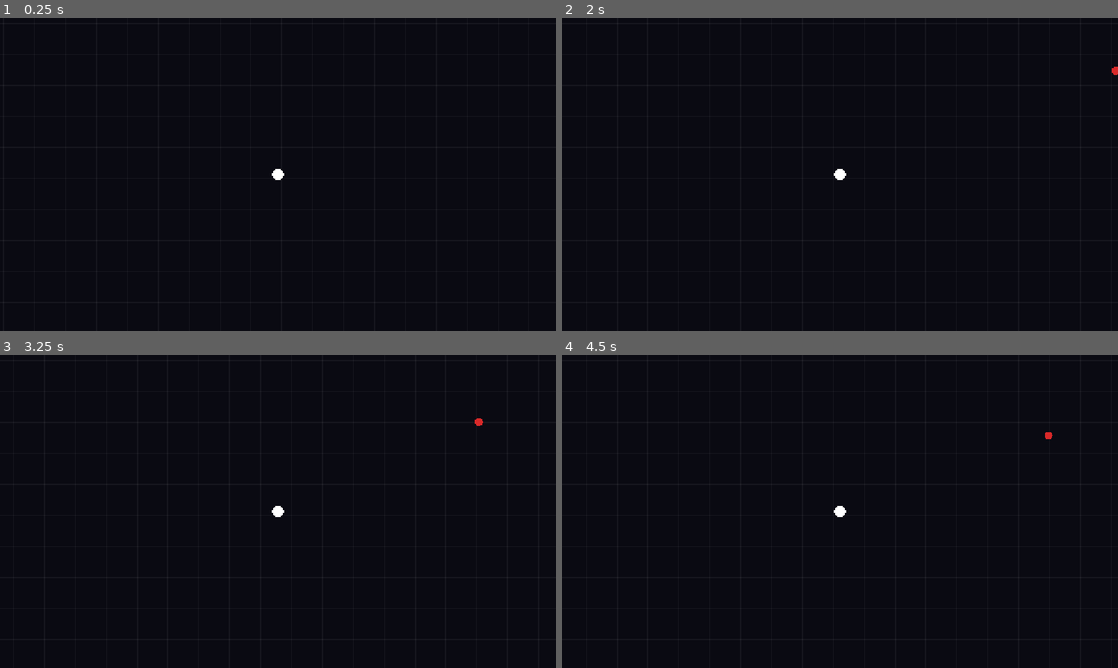
Above: before the commit, frames 1-4 (two rows, left to right).
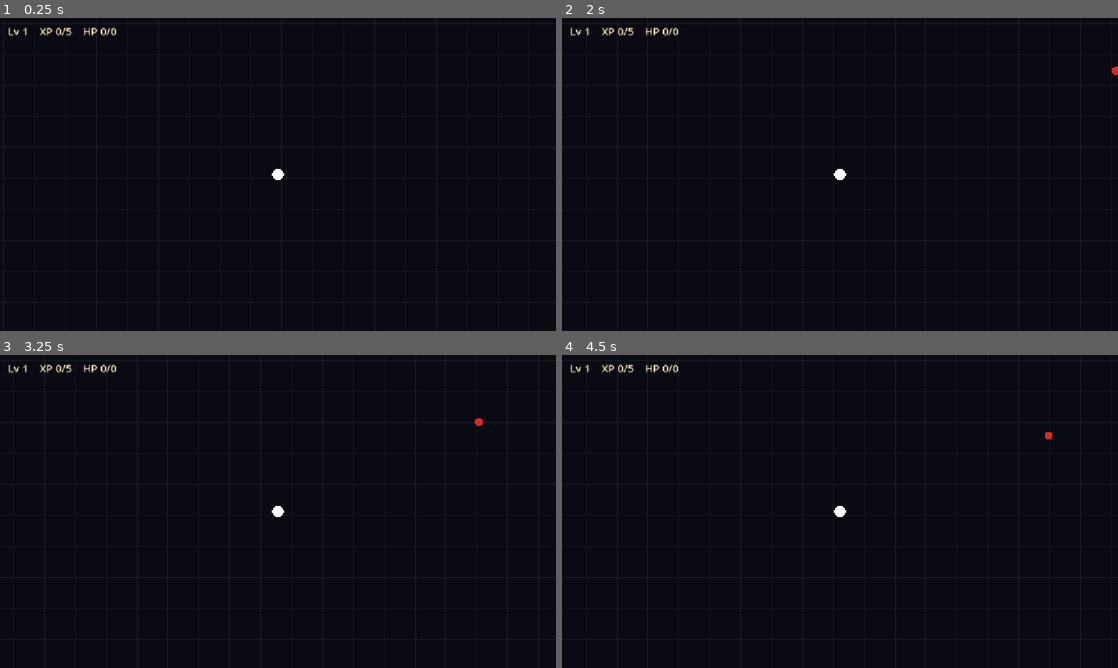
Above: after the commit, the same moments.

Repository: JunH95/game_project
Game: Godot game, scene res://scenes/main.tscn
The game is run twice, just before and just after one commit, with the same random seed, the same clock (stepped at 60 frames per second) and the same inputs.
Inputs (mouse positions are in pixels of both pictures, inside the frame that each line leads up to):
- Up to frame 1 (0.25 s): no input
- Up to frame 2 (2 s): tap Enter at 0.5 s; move the mouse to (962, 158) at 0.52 s; hold D (move_right) 0.53-1.25 s; click (962, 158) at 0.67 s; tap Space at 1.25 s; drag from (728, 190) to (840, 174) at 1.27 s
- Up to frame 3 (3.25 s): move the mouse to (333, 442) at 2.02 s; hold D (move_right) 2.03-2.75 s; tap Enter at 2.75 s; drag from (250, 574) to (489, 417) at 2.77 s
- Up to frame 4 (4.5 s): move the mouse to (1006, 558) at 3.52 s; hold A (move_left) 3.53-4.25 s; drag from (673, 464) to (1056, 433) at 4.27 s

The runs differ from the first frame. In frame 1, 0.2% of the frame differs, in the area x 1-21%, y 3-6%; in frame 2, 0.2%; in frame 3, 0.2%; in frame 4, 0.2%.

Commit message:
M1d: XP 젬·레벨업·무기 성장 + 최소 HUD
성장 커브가 생겼다. 이제 작두가 레벨과 함께 강해져 "쿨 0.8초가 답답한가"를
실제로 판단할 수 있다(지금까지는 영원히 레벨 1이었다).

- XP 젬: 적이 죽은 자리에 드롭, 픽업 자석(반경 40) 안에 들면 끌려와 수집.
  적이 픽업 씬을 직접 알지 않도록 PickupSpawner 가 EventBus 를 거쳐 떨군다
- LevelSystem: xp_to_next(level) = 5 + (level-1)*4. 한 번에 여러 레벨이
  오를 수 있어 while 로 정산. autoload 인 RunManager 는 씬 리로드에도 살아남아
  reset_run() 으로 런 시작마다 명시적으로 초기화
- 작두 레벨 스케일링: 레벨당 damage +3, 3레벨마다 쿨 -0.1s / arc +20도.
  수치는 코드가 아니라 jakdu.tres 의 level_scale 에 둔다. 쿨 0.15s·arc 360도
  상한을 두어 매 프레임 판정이나 무의미한 각을 막는다
- 최소 HUD: 레벨·XP·HP 텍스트. 이게 없으면 레벨업이 일어나도 눈으로 확인할
  수단이 없다. 정식 HUD 는 M2

검증: 실제 플레이에서 Lv5 도달·젬 드롭/수집 확인. 스케일 곡선은
레벨 1/4/10/40 에서 design.md 2절 수치와 일치, 상한 클램프도 동작.

Co-Authored-By: Claude Opus 5 (1M context) <noreply@anthropic.com>

Diff:
--- a/data/weapons/jakdu.tres
+++ b/data/weapons/jakdu.tres
@@ -12,3 +12,10 @@
 knockback = 120.0
 attack_range = 90.0
 arc_degrees = 100.0
+level_scale = {
+"arc_every": 3,
+"arc_step": 20.0,
+"cooldown_every": 3,
+"cooldown_step": -0.1,
+"damage_per_level": 3.0
+}
--- /dev/null
+++ b/scenes/actors/pickups/xp_gem.gd
@@ -0,0 +1,37 @@
+extends Area2D
+
+## XP 젬. 적이 죽은 자리에 떨어지고, 픽업 자석에 걸리면 플레이어에게 끌려가 수집된다.
+## 플레이스홀더 외형 = 청록 다이아(design.md 9절).
+
+@export var value: int = 1
+
+const RADIUS: float = 4.0
+## 자석에 걸린 뒤 끌려가는 속도(px/s).
+const ATTRACT_SPEED: float = 420.0
+## 이 거리 안에 들어오면 수집으로 친다.
+const COLLECT_DIST: float = 8.0
+
+var _target: Node2D
+
+
+## 픽업 자석이 호출한다. 이후 플레이어를 향해 끌려간다.
+func attract_to(target: Node2D) -> void:
+	_target = target
+
+
+func _process(delta: float) -> void:
+	if _target == null or not is_instance_valid(_target):
+		return
+	var offset := _target.global_position - global_position
+	if offset.length() <= COLLECT_DIST:
+		EventBus.xp_collected.emit(value)
+		queue_free()
+		return
+	global_position += offset.normalized() * ATTRACT_SPEED * delta
+
+
+func _draw() -> void:
+	var points := PackedVector2Array([
+		Vector2(0.0, -RADIUS), Vector2(RADIUS, 0.0), Vector2(0.0, RADIUS), Vector2(-RADIUS, 0.0)
+	])
+	draw_colored_polygon(points, Color(0.2, 0.9, 0.9))
--- /dev/null
+++ b/scenes/actors/pickups/xp_gem.tscn
@@ -0,0 +1,15 @@
+[gd_scene load_steps=3 format=3]
+
+[ext_resource type="Script" path="res://scenes/actors/pickups/xp_gem.gd" id="1_gem"]
+
+[sub_resource type="CircleShape2D" id="Shape_gem"]
+radius = 4.0
+
+[node name="XpGem" type="Area2D" groups=["pickup"]]
+collision_layer = 128
+collision_mask = 0
+monitoring = false
+script = ExtResource("1_gem")
+
+[node name="CollisionShape2D" type="CollisionShape2D" parent="."]
+shape = SubResource("Shape_gem")
--- a/scenes/actors/player/player.gd
+++ b/scenes/actors/player/player.gd
@@ -8,12 +8,20 @@
 @onready var _movement: MovementComponent = %MovementComponent
 @onready var _health: HealthComponent = %HealthComponent
 @onready var _hurtbox: HurtboxComponent = %HurtboxComponent
+@onready var _magnet: Area2D = %PickupMagnet
 
 
 func _ready() -> void:
 	_hurtbox.health = _health
 	_health.health_changed.connect(_on_health_changed)
 	_health.died.connect(_on_died)
+	_magnet.area_entered.connect(_on_magnet_area_entered)
+
+
+## 자석 반경에 들어온 픽업은 플레이어를 향해 끌려온다. 수집 판정은 픽업 쪽이 한다.
+func _on_magnet_area_entered(area: Area2D) -> void:
+	if area.has_method(&"attract_to"):
+		area.call(&"attract_to", self)
 
 
 func _physics_process(_delta: float) -> void:
--- a/scenes/actors/player/player.tscn
+++ b/scenes/actors/player/player.tscn
@@ -12,6 +12,9 @@
 
 [sub_resource type="CircleShape2D" id="Shape_hurt"]
 radius = 12.0
+
+[sub_resource type="CircleShape2D" id="Shape_magnet"]
+radius = 40.0
 
 [node name="Player" type="CharacterBody2D" groups=["player"]]
 collision_layer = 2
@@ -39,6 +42,14 @@
 [node name="CollisionShape2D" type="CollisionShape2D" parent="HurtboxComponent"]
 shape = SubResource("Shape_hurt")
 
+[node name="PickupMagnet" type="Area2D" parent="."]
+unique_name_in_owner = true
+collision_layer = 256
+collision_mask = 128
+
+[node name="CollisionShape2D" type="CollisionShape2D" parent="PickupMagnet"]
+shape = SubResource("Shape_magnet")
+
 [node name="JakduWeapon" type="Node2D" parent="."]
 unique_name_in_owner = true
 script = ExtResource("5_jakdu")
--- a/scenes/main.tscn
+++ b/scenes/main.tscn
@@ -1,10 +1,14 @@
-[gd_scene load_steps=6 format=3 uid="uid://dexox5mrtlgpm"]
+[gd_scene load_steps=10 format=3 uid="uid://dexox5mrtlgpm"]
 
 [ext_resource type="Script" path="res://scenes/background.gd" id="1_bg"]
 [ext_resource type="PackedScene" path="res://scenes/actors/player/player.tscn" id="2_player"]
 [ext_resource type="Script" path="res://scripts/systems/spawn_director.gd" id="3_spawn"]
 [ext_resource type="PackedScene" path="res://scenes/actors/enemy/enemy.tscn" id="4_enemy"]
 [ext_resource type="Resource" path="res://data/enemies/chaser.tres" id="5_chaser"]
+[ext_resource type="Script" path="res://scripts/systems/pickup_spawner.gd" id="6_pickup"]
+[ext_resource type="PackedScene" path="res://scenes/actors/pickups/xp_gem.tscn" id="7_gem"]
+[ext_resource type="Script" path="res://scripts/systems/level_system.gd" id="8_level"]
+[ext_resource type="PackedScene" path="res://scenes/ui/hud/hud.tscn" id="9_hud"]
 
 [node name="Main" type="Node2D"]
 
@@ -17,3 +21,14 @@
 script = ExtResource("3_spawn")
 enemy_scene = ExtResource("4_enemy")
 enemy_data = ExtResource("5_chaser")
+
+[node name="PickupSpawner" type="Node2D" parent="."]
+script = ExtResource("6_pickup")
+xp_gem_scene = ExtResource("7_gem")
+
+[node name="LevelSystem" type="Node" parent="."]
+unique_name_in_owner = true
+script = ExtResource("8_level")
+
+[node name="Hud" parent="." instance=ExtResource("9_hud")]
+level_system_path = NodePath("../LevelSystem")
--- /dev/null
+++ b/scenes/ui/hud/hud.gd
@@ -0,0 +1,36 @@
+extends CanvasLayer
+
+## 최소 HUD. 레벨·XP·HP를 텍스트로만 보여준다.
+## 정식 HUD(체력바·타이머·킬 카운트)는 M2에서. 지금은 레벨업이 실제로 일어나는지
+## 눈으로 확인할 수단이 없어 최소한만 둔다.
+
+@export var level_system_path: NodePath
+
+@onready var _label: Label = %StatusLabel
+
+var _level_system: Node
+var _hp: float = 0.0
+var _max_hp: float = 0.0
+
+
+func _ready() -> void:
+	if not level_system_path.is_empty():
+		_level_system = get_node_or_null(level_system_path)
+	if _level_system == null:
+		push_error("HUD 에 LevelSystem 이 연결되지 않아 XP 를 표시할 수 없다.")
+	EventBus.player_health_changed.connect(_on_health_changed)
+
+
+func _process(_delta: float) -> void:
+	var level := RunManager.level
+	var xp := 0
+	var need := 0
+	if _level_system != null:
+		xp = _level_system.get_current_xp()
+		need = _level_system.xp_to_next(level)
+	_label.text = "Lv %d    XP %d/%d    HP %d/%d" % [level, xp, need, int(_hp), int(_max_hp)]
+
+
+func _on_health_changed(current: float, maximum: float) -> void:
+	_hp = current
+	_max_hp = maximum
--- /dev/null
+++ b/scenes/ui/hud/hud.tscn
@@ -0,0 +1,16 @@
+[gd_scene load_steps=2 format=3]
+
+[ext_resource type="Script" path="res://scenes/ui/hud/hud.gd" id="1_hud"]
+
+[node name="Hud" type="CanvasLayer"]
+script = ExtResource("1_hud")
+
+[node name="StatusLabel" type="Label" parent="."]
+unique_name_in_owner = true
+offset_left = 16.0
+offset_top = 12.0
+offset_right = 616.0
+offset_bottom = 44.0
+theme_override_colors/font_color = Color(0.95, 0.9, 0.75, 1)
+theme_override_font_sizes/font_size = 22
+text = "Lv 1"
--- a/scripts/autoload/run_manager.gd
+++ b/scripts/autoload/run_manager.gd
@@ -7,3 +7,11 @@
 var level: int = 1
 var kills: int = 0
 var served_gods: Array = []
+
+
+## 런 시작 시 호출. autoload 라 씬을 다시 열어도 값이 남으므로 명시적으로 비운다.
+func reset_run() -> void:
+	elapsed_sec = 0.0
+	level = 1
+	kills = 0
+	served_gods.clear()
--- a/scripts/components/jakdu_weapon.gd
+++ b/scripts/components/jakdu_weapon.gd
@@ -23,9 +23,24 @@
 ## 베기 잔상이 남는 시간. 연출 전용이라 판정과는 무관하다.
 const SWING_VISUAL_TIME: float = 0.15
 
+## 성장해도 넘지 않는 한계. 쿨이 0 이 되면 매 프레임 판정이 돌고, 각이 360 을 넘으면 의미가 없다.
+const MIN_COOLDOWN: float = 0.15
+const MAX_ARC: float = 360.0
+
+## 플레이어 레벨을 그대로 무기 레벨로 쓴다. 무기별 개별 레벨은 M3(신내림 정식)에서 분리한다.
+var _level: int = 1
+
 var _cooldown_left: float = 0.0
 var _swing_visual_left: float = 0.0
 var _swing_direction: Vector2 = Vector2.RIGHT
+
+
+func _ready() -> void:
+	EventBus.player_leveled_up.connect(_on_leveled_up)
+
+
+func _on_leveled_up(new_level: int) -> void:
+	_level = new_level
 
 
 func _process(delta: float) -> void:
@@ -98,12 +113,30 @@
 		enemy.call(&"apply_knockback", push * knockback)
 
 
+## level_scale 딕셔너리에서 튜닝값을 꺼낸다. 비어 있으면 성장이 없는 것으로 본다.
+func _scale_value(key: StringName, fallback: float) -> float:
+	if data == null or not data.level_scale.has(key):
+		return fallback
+	return float(data.level_scale[key])
+
+
+## N레벨마다 한 단씩 오르는 계단 수. 레벨 1은 0단(기본값).
+func _steps(every_key: StringName) -> float:
+	var every := _scale_value(every_key, 3.0)
+	if every <= 0.0:
+		return 0.0
+	return floorf(float(_level - 1) / every)
+
+
 func _get_damage() -> float:
-	return data.base_damage if data != null else FALLBACK_DAMAGE
+	var base := data.base_damage if data != null else FALLBACK_DAMAGE
+	return base + _scale_value(&"damage_per_level", 0.0) * float(_level - 1)
 
 
 func _get_cooldown() -> float:
-	return data.cooldown if data != null else FALLBACK_COOLDOWN
+	var base := data.cooldown if data != null else FALLBACK_COOLDOWN
+	var scaled := base + _scale_value(&"cooldown_step", 0.0) * _steps(&"cooldown_every")
+	return maxf(MIN_COOLDOWN, scaled)
 
 
 func _get_range() -> float:
@@ -111,7 +144,9 @@
 
 
 func _get_arc_degrees() -> float:
-	return data.arc_degrees if data != null else FALLBACK_ARC
+	var base := data.arc_degrees if data != null else FALLBACK_ARC
+	var scaled := base + _scale_value(&"arc_step", 0.0) * _steps(&"arc_every")
+	return minf(MAX_ARC, scaled)
 
 
 func _get_knockback() -> float:
--- /dev/null
+++ b/scripts/systems/level_system.gd
@@ -0,0 +1,32 @@
+extends Node
+
+## XP 누적과 레벨업. 곡선은 design.md 1절: xp_to_next(level) = 5 + (level - 1) * 4.
+## 레벨은 런 상태이므로 RunManager 가 보유하고, 이 노드는 계산만 한다.
+
+var _xp: int = 0
+
+
+func _ready() -> void:
+	# autoload 인 RunManager 는 씬 리로드에도 살아남으므로 런 시작마다 명시적으로 초기화한다.
+	RunManager.reset_run()
+	_xp = 0
+	EventBus.xp_collected.connect(_on_xp_collected)
+
+
+func _on_xp_collected(amount: int) -> void:
+	_xp += amount
+	# 한 번에 여러 레벨이 오를 수 있어 while 로 돈다.
+	while _xp >= xp_to_next(RunManager.level):
+		_xp -= xp_to_next(RunManager.level)
+		RunManager.level += 1
+		EventBus.player_leveled_up.emit(RunManager.level)
+
+
+## 현재 레벨에서 다음 레벨까지 필요한 XP.
+static func xp_to_next(level: int) -> int:
+	return 5 + (level - 1) * 4
+
+
+## HUD 표시용. 현재 레벨 구간에서 모은 XP.
+func get_current_xp() -> int:
+	return _xp
--- /dev/null
+++ b/scripts/systems/pickup_spawner.gd
@@ -0,0 +1,23 @@
+extends Node2D
+
+## 적이 죽은 자리에 픽업을 떨군다.
+## 적이 픽업 씬을 직접 알지 않도록 EventBus 를 거친다(architecture.md 2절).
+
+@export var xp_gem_scene: PackedScene
+
+
+func _ready() -> void:
+	EventBus.enemy_died.connect(_on_enemy_died)
+
+
+func _on_enemy_died(enemy: Node2D, world_position: Vector2) -> void:
+	if xp_gem_scene == null:
+		return
+	var gem := xp_gem_scene.instantiate()
+	gem.global_position = world_position
+	# 시그널은 queue_free 직전에 오므로 이 시점의 적은 아직 유효하다.
+	if enemy != null and is_instance_valid(enemy):
+		var data: EnemyData = enemy.get(&"data")
+		if data != null:
+			gem.value = data.xp_reward
+	add_child(gem)
Not shown, added: scenes/actors/pickups/xp_gem.gd.uid
Not shown: 1 places in scenes/actors/player/player.tscn that only renumber resources
Not shown, added: scenes/ui/hud/hud.gd.uid
Not shown, added: scripts/systems/level_system.gd.uid
Not shown, added: scripts/systems/pickup_spawner.gd.uid
